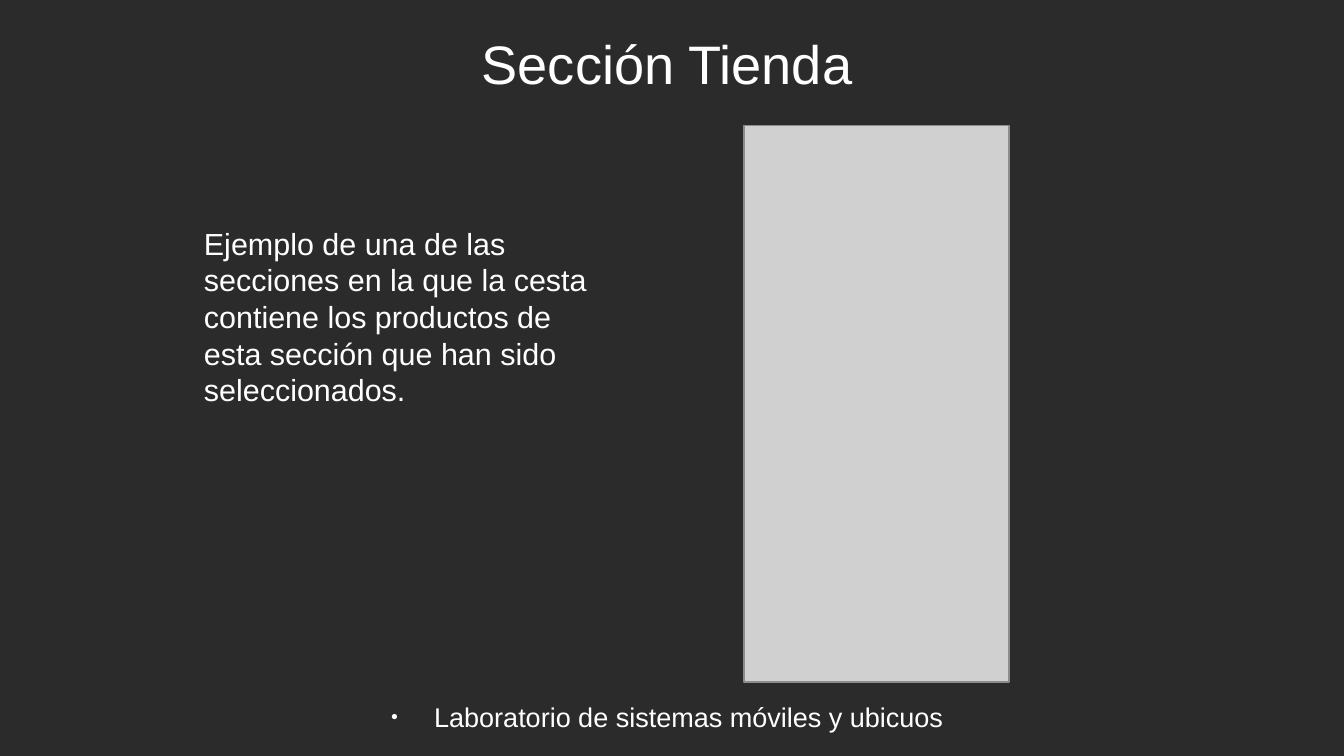
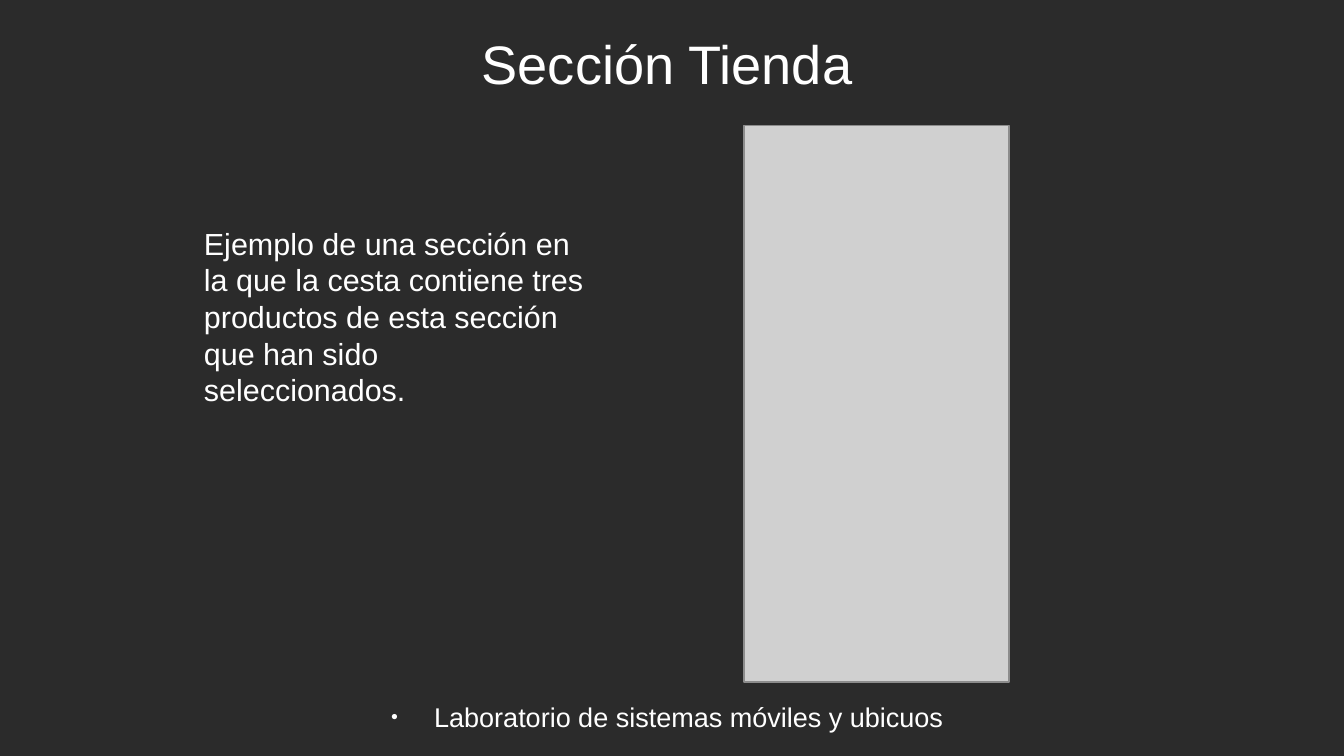
Before and after one commit to rubenmr13/PracticaFinal-LSMU, a slide deck: slide 6 of ProyectoFinal.odp. Drawn at 1344x756 pixels with LibreOffice and Linux fonts; fonts in the diff are those of the drawing; grey boxes stand for pictures; background and template pictures are left out; a plain dark background stands for a picture behind light text. Boxes give left, top, right and bottom in pixels: in the first picture for what was removed or moved away, otherwise in the second. Text is boxed around its words. In the diff, an @@ line names an element or a change of style, - is before the commit and + after.

```diff
--- a/ProyectoFinal.odp
+++ b/ProyectoFinal.odp
@@ text at (204, 232, 583, 402): text changed @@
-Ejemplo de una de las secciones en la que la cesta contiene los productos de esta sección que han sido seleccionados.
+Ejemplo de una sección en la que la cesta contiene tres productos de esta sección que han sido seleccionados.
```
Also in this commit, not shown: 14 other slides changed, 1 slide added, 1 other file.
